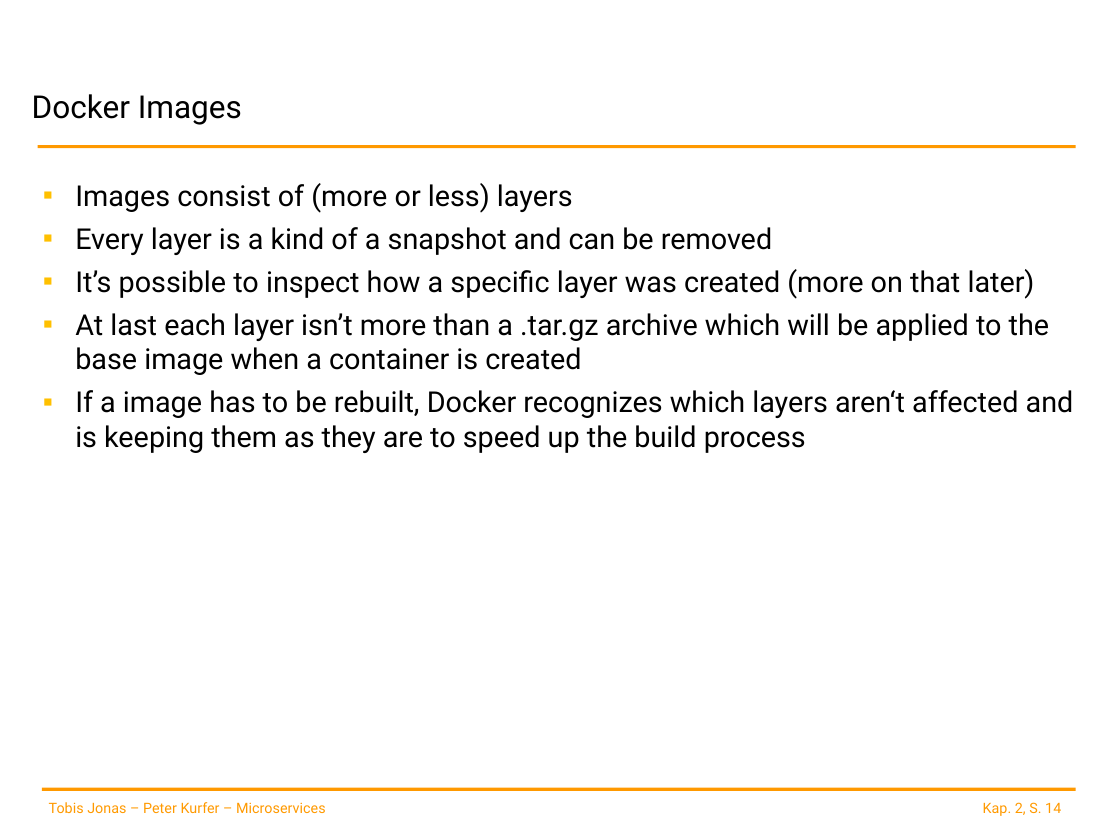
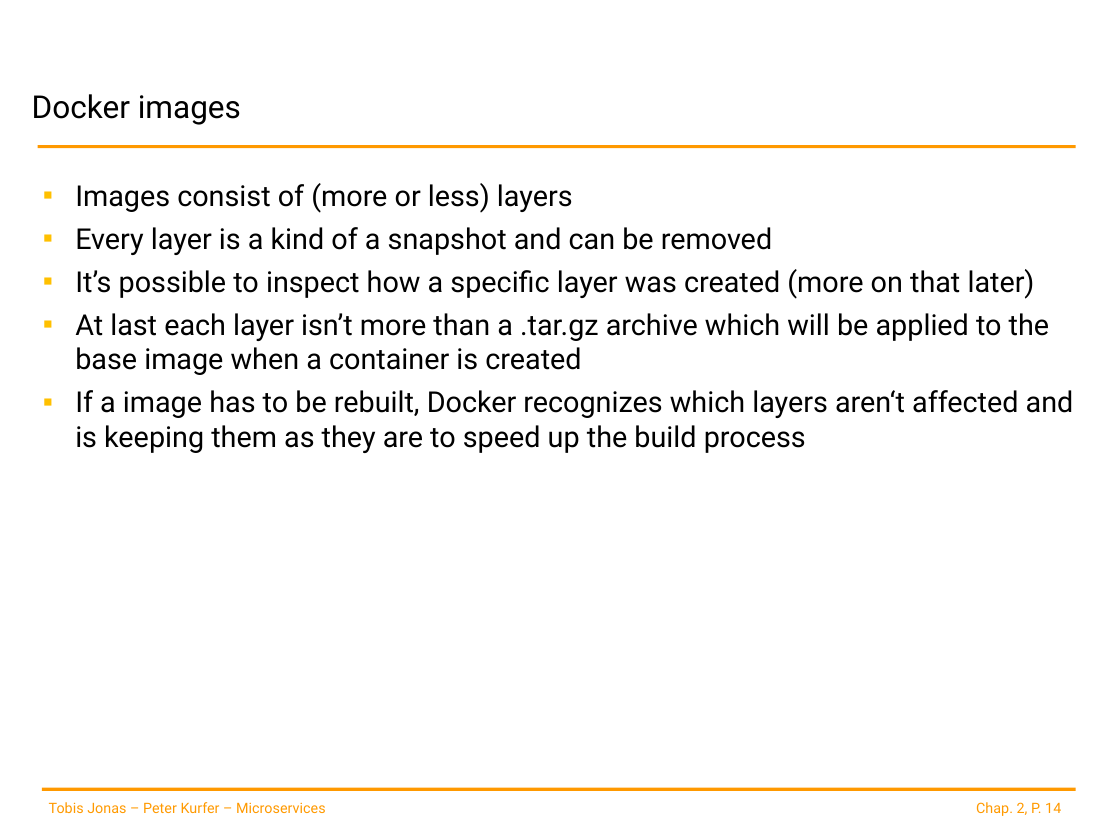
Before and after one commit to spoeck/Lectures, a slide deck: slide 14 of 02-Container-and-Provisioning/ContainerProvisioning.pptx. Drawn at 1120x840 pixels with LibreOffice and Linux fonts; fonts in the diff are those of the drawing; background and template pictures are left out. Boxes give left, top, right and bottom in pixels: in the first picture for what was removed or moved away, otherwise in the second. Text is boxed around its words. In the diff, an @@ line names an element or a change of style, - is before the commit and + after.

```diff
--- a/02-Container-and-Provisioning/ContainerProvisioning.pptx
+++ b/02-Container-and-Provisioning/ContainerProvisioning.pptx
@@ title at (32,94,241,125): text changed @@
-Docker Images
+Docker images
@@ text at (976,802,1061,816): text changed @@
-Kap. 2, S. 14
+Chap. 2, P. 14
```
Also in this commit, not shown: 21 other slides changed, 1 other file.
